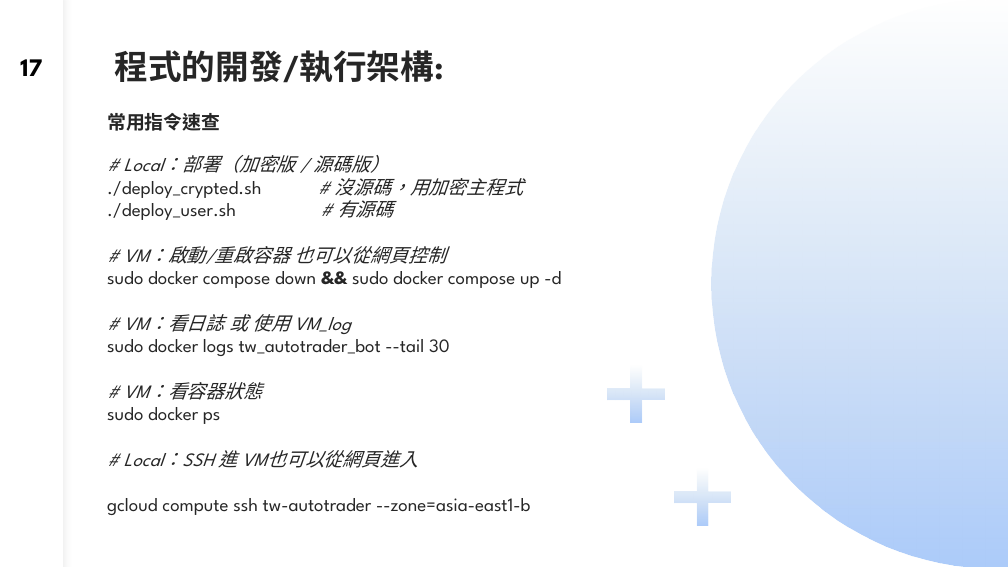
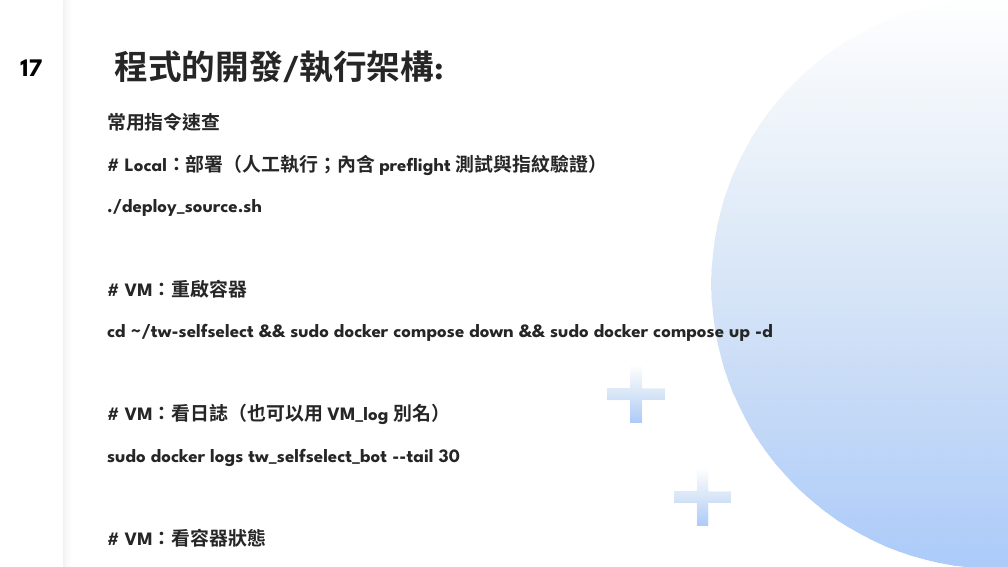
Before and after one commit to dinchentech/tw-selfselect, a slide deck: slide 17 of plans/ppt/TW-SELFSELECT台股買賣自動化系統-W2-講稿版.pptx. Drawn at 1008x567 pixels with LibreOffice and Linux fonts; fonts in the diff are those of the drawing. Boxes give left, top, right and bottom in pixels: in the first picture for what was removed or moved away, otherwise in the second. Text is boxed around its words. In the diff, an @@ line names an element or a change of style, - is before the commit and + after.

Commit message:
plans/ppt：部署章節改成 deploy_source.sh 流程（W2 s11–s17、W6 s2/s13）
- W2 三層架構圖重畫（Local → deploy_source.sh → VM ~/tw-selfselect → 容器 tw_selfselect_bot），
  說明 whl 進 git、p12／ini 不進、舊目錄保留可回滾
- W2 s14–s16 拿掉 pyarmor／加密版／deploy_crypted/deploy_user；改成 ./deploy_source.sh
  （preflight 測試 → build → SSH 直傳 → 載入 → 驗指紋）與四個掛載
- W2 s17 指令速查更新：./deploy_source.sh、docker compose down/up、docker logs tw_selfselect_bot
- W6 s2 講稿第五步、W6 s13 內文/講稿改成 deploy_source.sh；s13 舊 deploy_user.sh 截圖移除留提示
- 修剪圖文後以 LibreOffice 抽頁確認版面

```diff
--- a/plans/ppt/TW-SELFSELECT台股買賣自動化系統-W2-講稿版.pptx
+++ b/plans/ppt/TW-SELFSELECT台股買賣自動化系統-W2-講稿版.pptx
@@ text at <box>107,155,773,547</box>: text changed; bold on @@
-# Local：部署（加密版 / 源碼版）
-./deploy_crypted.sh # 沒源碼，用加密主程式
-./deploy_user.sh # 有源碼
-# VM：啟動/重啟容器 也可以從網頁控制
-sudo docker compose down && sudo docker compose up -d
-# VM：看日誌 或 使用 VM_log
-sudo docker logs tw_autotrader_bot --tail 30
-# VM：看容器狀態
-sudo docker ps
-# Local：SSH 進 VM也可以從網頁進入
-gcloud compute ssh tw-autotrader --zone=asia-east1-b
+# Local：部署（人工執行；內含 preflight 測試與指紋驗證）
+./deploy_source.sh
+# VM：重啟容器
+cd ~/tw-selfselect && sudo docker compose down && sudo docker compose up -d
+# VM：看日誌（也可以用 VM_log 別名）
+sudo docker logs tw_selfselect_bot --tail 30
+# VM：看容器狀態
+sudo docker ps
+# Local：SSH 進 VM
+gcloud compute ssh tw-autotrader --zone=asia-east1-b
```
Also in this commit, not shown: 7 other slides changed, 2 other files.
